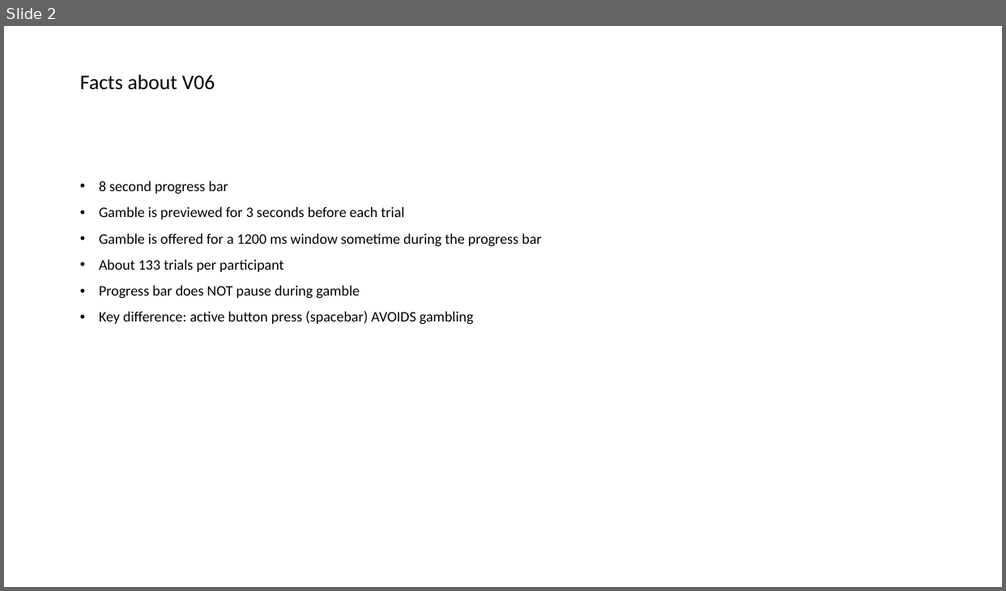
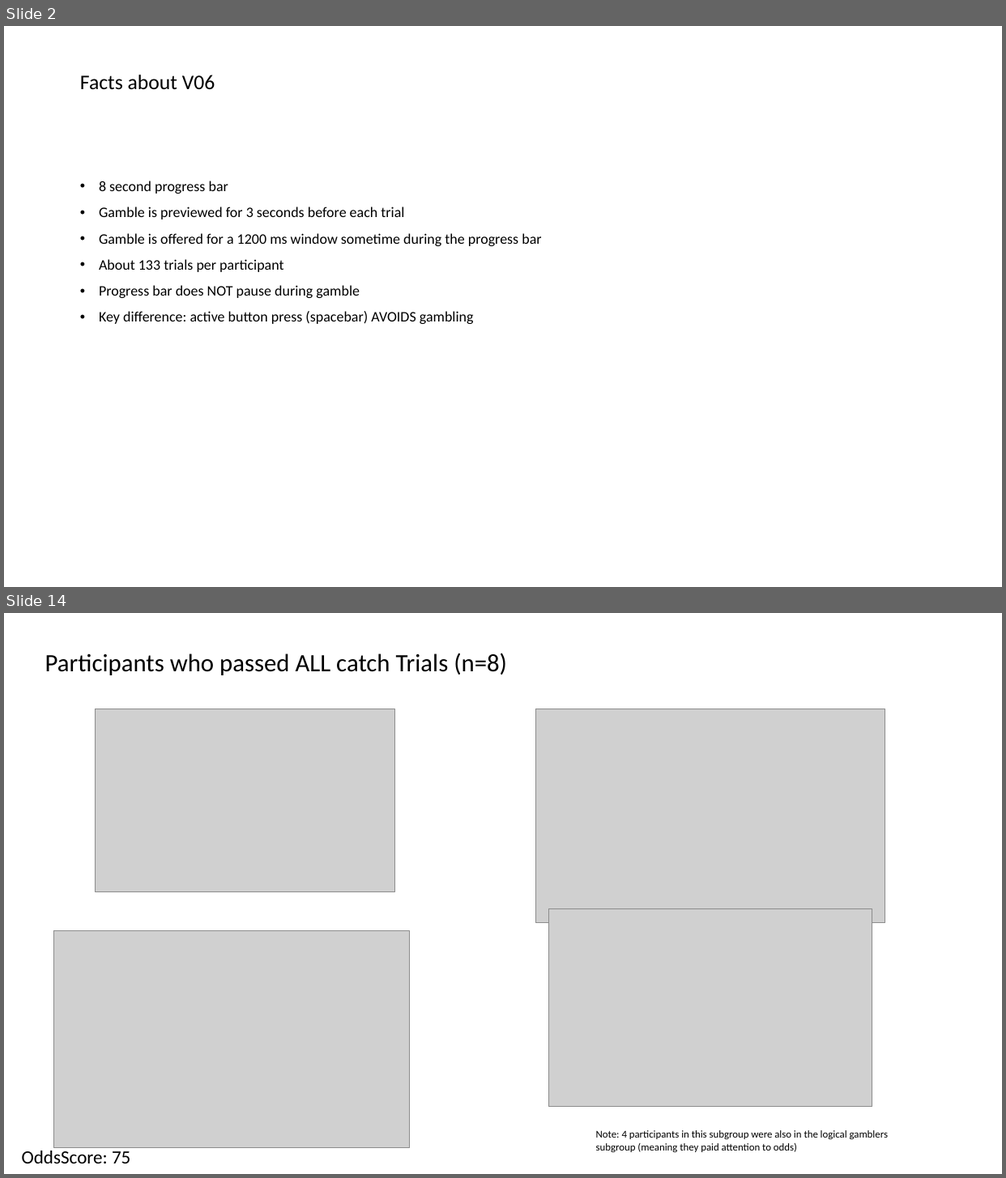
Before and after one commit to gpagnier/rampAnalysis, a slide deck: Rampv06SbIgnore.pptx. Shown one above the other, each under a label of ours: slide 2 before the commit, slides 2 and 14 after it; the slides between them are not shown. The pictures are 1006x591 and 1006x1178 pixels, drawn with LibreOffice and Linux fonts; fonts in the diff are those of the drawing; grey boxes stand for pictures. Boxes give left, top, right and bottom in pixels: in the first picture for what was removed or moved away, otherwise in the second. Text is boxed around its words. In the diff, an @@ line names an element or a change of style, - is before the commit and + after.

```diff
--- a/Rampv06SbIgnore.pptx
+++ b/Rampv06SbIgnore.pptx
@@ slide 14 added at [4, 613, 1002, 1174], background #FFFFFF @@
@@ title added at [45, 653, 507, 675], 24 pt, text #000000 @@
+Participants who passed ALL catch Trials (n=8)
@@ picture added at [96, 709, 394, 892] @@
@@ picture added at [535, 709, 885, 923] @@
@@ picture added at [549, 909, 872, 1107] @@
@@ picture added at [53, 931, 409, 1149] @@
@@ text added at [596, 1131, 888, 1152], 10 pt, text #000000 @@
+Note: 4 participants in this subgroup were also in the logical gamblers
+subgroup (meaning they paid attention to odds)
@@ text added at [22, 1148, 130, 1164], 18 pt, text #000000 @@
+OddsScore: 75
```
Also in this commit, not shown: 11 slides changed, 3 other slides added, 1 slide removed, 3 other files.
